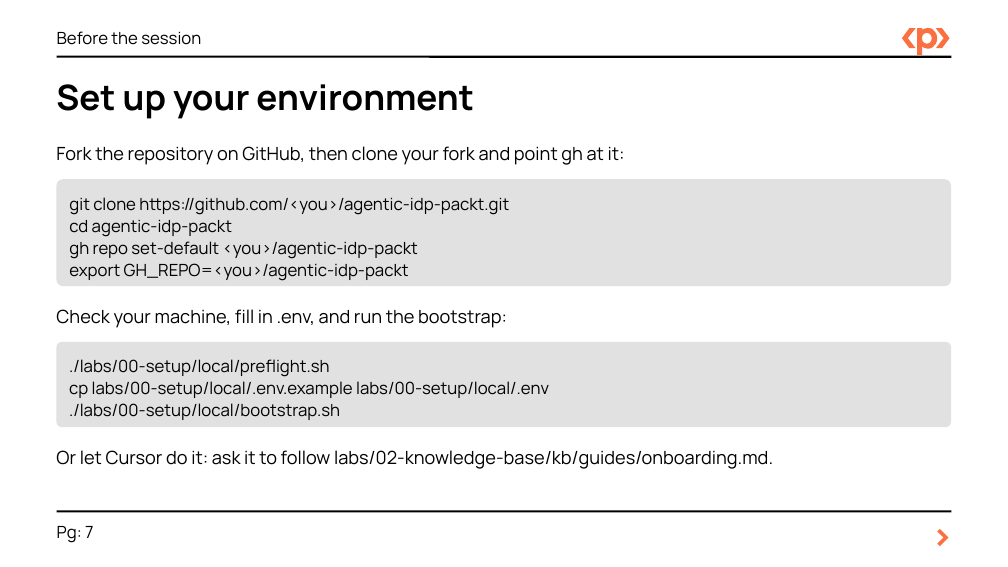
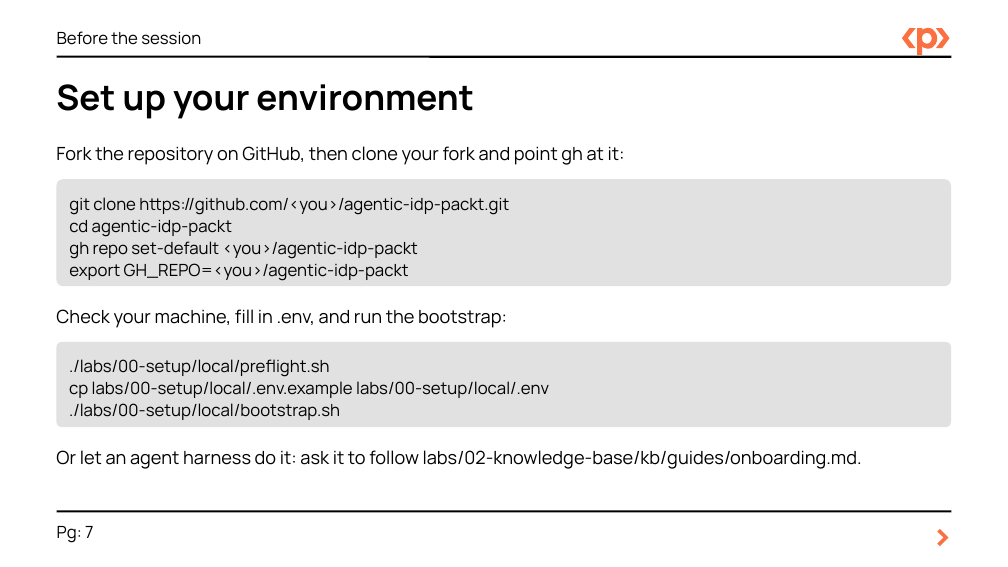
Before and after one commit to focuslight-nr/agentic-idp-packt, a slide deck: slide 7 of slides/agentic-idp-workshop.pptx. Drawn at 1008x567 pixels with LibreOffice and Linux fonts; fonts in the diff are those of the drawing. Boxes give left, top, right and bottom in pixels: in the first picture for what was removed or moved away, otherwise in the second. Text is boxed around its words. In the diff, an @@ line names an element or a change of style, - is before the commit and + after.

Commit message:
docs(slides): say agent harness instead of Cursor (#14)

```diff
--- a/slides/agentic-idp-workshop.pptx
+++ b/slides/agentic-idp-workshop.pptx
@@ text at (56,450,862,469): text changed @@
-Or let Cursor do it: ask it to follow labs/02-knowledge-base/kb/guides/onboarding.md.
+Or let an agent harness do it: ask it to follow labs/02-knowledge-base/kb/guides/onboarding.md.
```
Also in this commit, not shown: 3 other slides changed, 1 other file.
